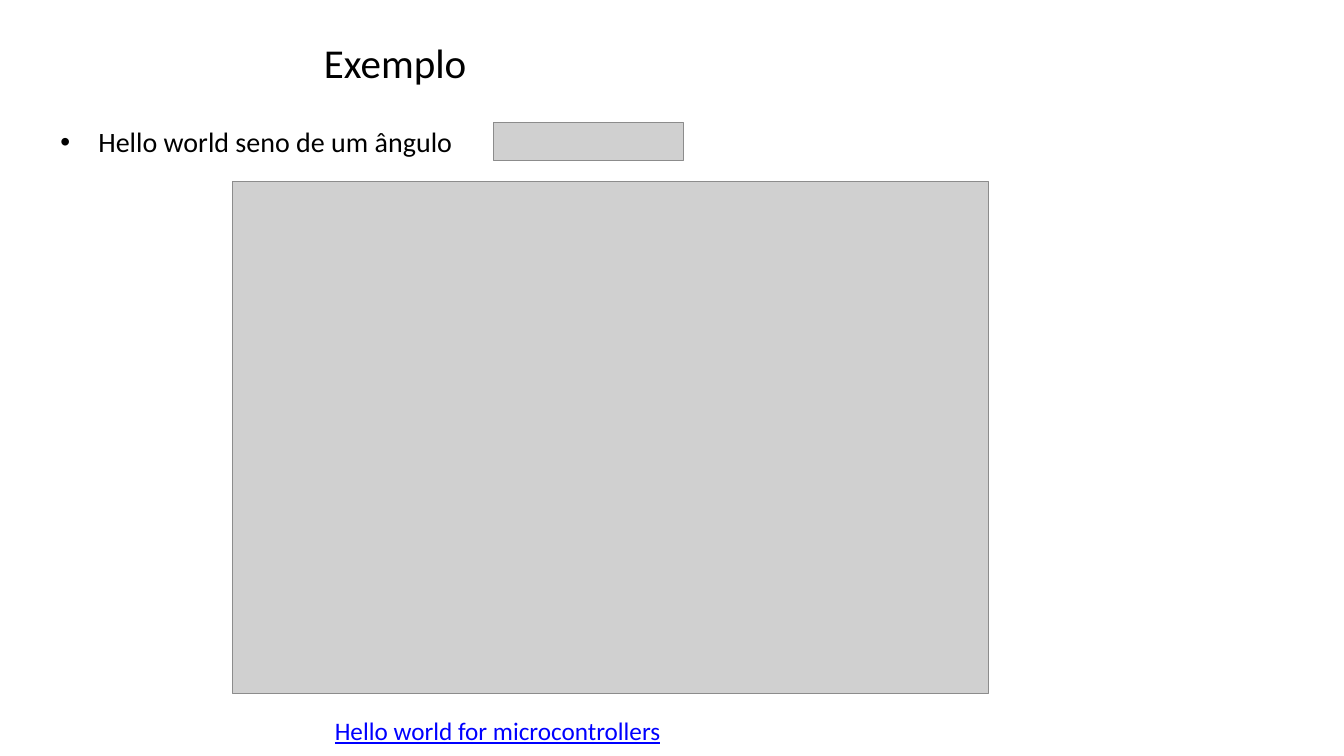
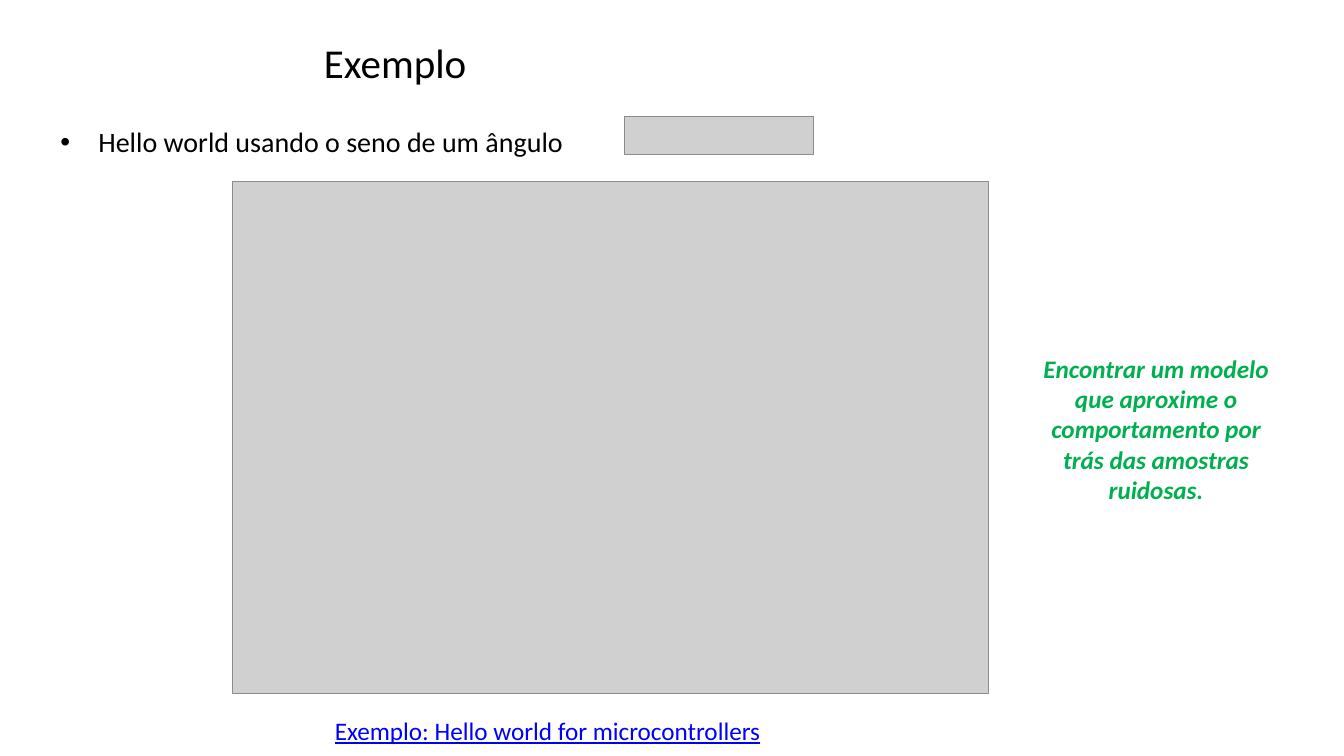
Before and after one commit to zz4fap/tp557-iot-ml, a slide deck: slide 41 of slides/TP557_14_introducao_tensorflowlite.pptx. Drawn at 1344x756 pixels with LibreOffice and Linux fonts; fonts in the diff are those of the drawing; grey boxes stand for pictures; background and template pictures are left out. Boxes give left, top, right and bottom in pixels: in the first picture for what was removed or moved away, otherwise in the second. Text is boxed around its words. In the diff, an @@ line names an element or a change of style, - is before the commit and + after.

```diff
--- a/slides/TP557_14_introducao_tensorflowlite.pptx
+++ b/slides/TP557_14_introducao_tensorflowlite.pptx
@@ picture: place and size @@
-picture at box(493, 123, 683, 161)
+picture at box(624, 117, 814, 155)
@@ text at box(98, 132, 562, 157): text changed @@
-• Hello world seno de um ângulo
+• Hello world usando o seno de um ângulo
@@ text added at box(1043, 360, 1269, 500), 18 pt, text #00B050, bold, italic @@
+Encontrar um modelo que aproxime o comportamento por trás das amostras ruidosas.
@@ text at box(335, 722, 760, 744): text changed @@
-Hello world for microcontrollers
+Exemplo: Hello world for microcontrollers
```
Also in this commit, not shown: 26 other slides changed.
